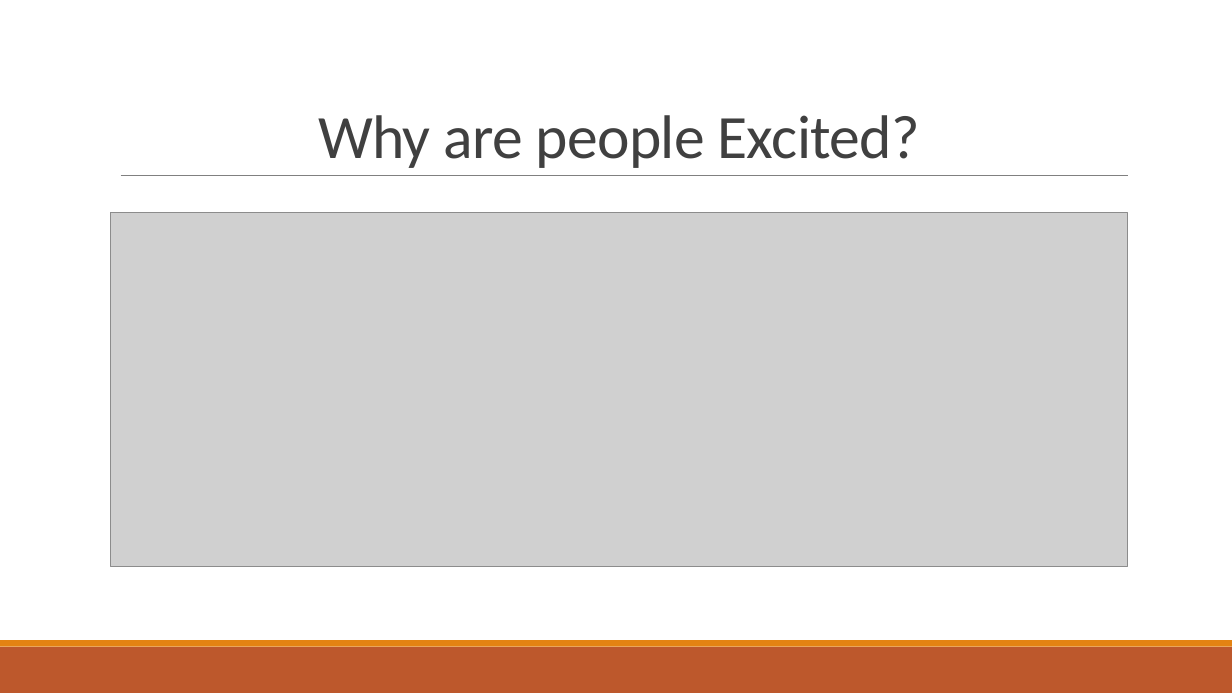
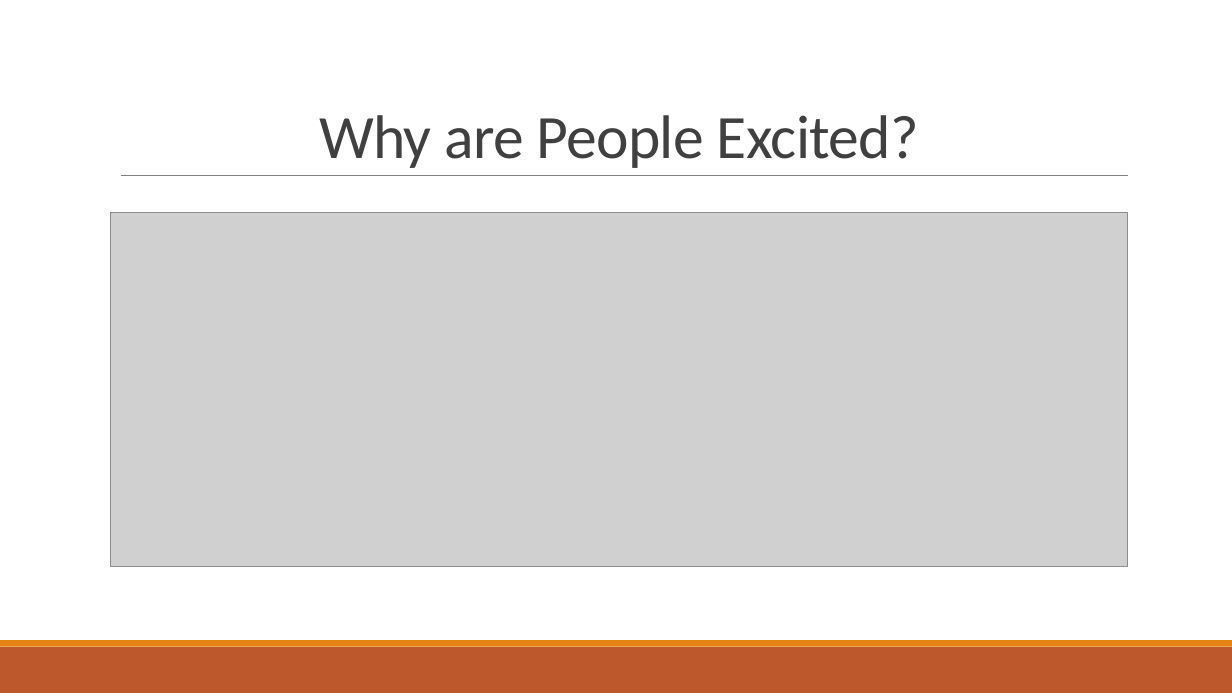
Before and after one commit to maitchison/tf_workshop, a slide deck: slide 3 of Machine Learning.pptx. Drawn at 1232x693 pixels with LibreOffice and Linux fonts; fonts in the diff are those of the drawing; grey boxes stand for pictures. Boxes give left, top, right and bottom in pixels: in the first picture for what was removed or moved away, otherwise in the second. Text is boxed around its words. In the diff, an @@ line names an element or a change of style, - is before the commit and + after.

```diff
--- a/Machine Learning.pptx
+++ b/Machine Learning.pptx
@@ title at (319,115,920,168): text changed @@
-Why are people Excited?
+Why are People Excited?
```
Also in this commit, not shown: 2 other slides changed, 2 other files.
